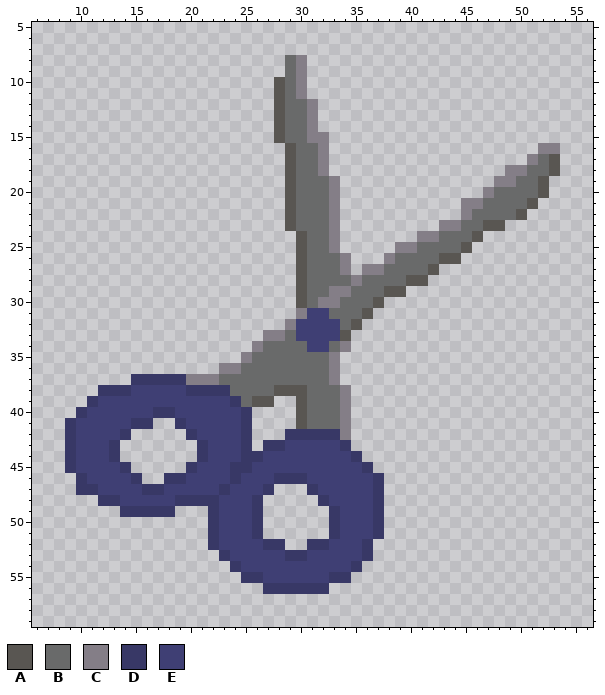
Two versions of one pixel-art sprite, H13/H13_rps/images/scissors.png. Above, as it was before the edit.
The file is 64x64 pixels. Shown: x 6..56, y 5..59.
Palette (. is transparent): A #595652  B #696a6a  C #847e87  D #383866  E #3f3f74
Pixels before (only the part around the change), first column x 6:
 5 ...................................................
 6 ...................................................
 7 ...................................................
 8 .......................BC..........................
 9 .......................BC..........................
10 ......................ABC..........................
11 ......................ABC..........................
12 ......................ABBC.........................
13 ......................ABBC.........................
14 ......................ABBC.........................
15 ......................ABBCC........................
16 .......................ABBC...................CC...
17 .......................ABBC..................CBA...
18 .......................ABBC................CCBBA...
19 .......................ABBBC..............CCBBA....
20 .......................ABBBC.............CBBBBA....
21 .......................ABBBC...........CCBBBBA.....
22 .......................ABBBC...........CBBBBA......
23 .......................ABBBC.........CCBBAA........
24 ........................ABBC.......CCBBBA..........
25 ........................ABBC.....CCBBBBA...........
26 ........................ABBBC...CBBBBAA............
27 ........................ABBBC.CCBBBBA..............
28 ........................ABBBBCBBBBAA...............
29 ........................ABBCCBBBAA.................
30 ........................ABCCBBBA...................
31 ........................CEEBBBA....................
32 .......................CEEEEBA.....................
33 .....................CCBEEEEA......................
34 ....................CBBBBEEBC......................
35 ...................CBBBBBBBC.......................
36 .................CCBBBBBBBBC.......................
37 .........DDDDDCCCBBBBBBBBBBC.......................
38 ......DDDEEEEEDDDDBBBBAAABBBC......................
39 .....DEEEEEEEEEEEEDBAA..ABBBC......................
40 ....DEEEEEEDDEEEEEED....ABBBC......................
41 ...DEEEEEDD..DEEEEED....ABBBC......................
42 ...DEEEED.....DEEEED...DDDDDC......................
43 ...DEEED.......DEEED.DDEEEEED......................
44 ...DEEED.......DEEEDDEEEEEEEED.....................
45 ...DEEEED.....DEEEDDEEEEEEEEEED....................
46 ....DEEEED..DDEEEEDEEEDDDEEEEEED...................
47 ....DDEEEEDDEEEEEDEEED...DEEEEED...................
48 ......DDEEEEEDDDDEEED.....DEEEED...................
49 ........DDDDD...DEEED......DEEED...................
50 ................DEEED......DEEED...................
51 ................DEEED......DEEED...................
52 ................DEEEEDD..DDEEED....................
53 .................DEEEEEDDEEEEED....................
54 ..................DEEEEEEEEEED.....................
55 ...................DDEEEEEEDD......................
56 .....................DDDDDD........................
57 ...................................................
58 ...................................................
59 ...................................................
Now the later version:
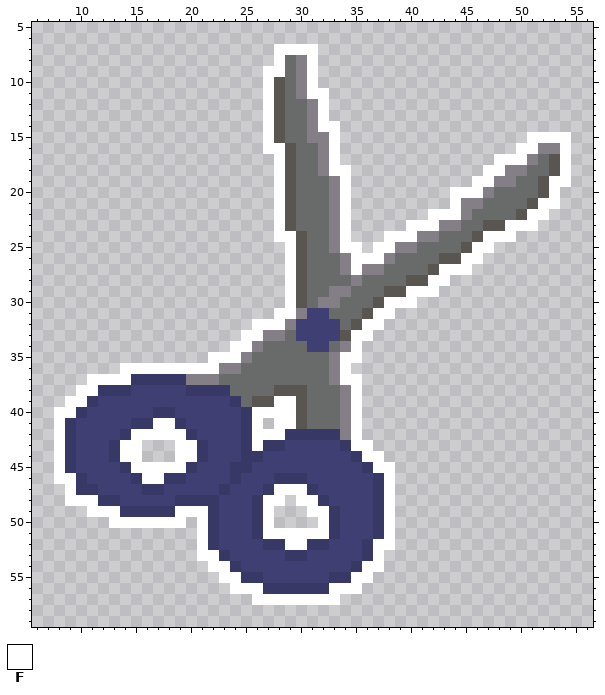
Colours new in this view: F #ffffff
Edits made:
The author put colour F in row 7 at x 28 to 31; in row 8 at x 28 and 31; in row 9 at x 27 to 28 and 31; in row 10 at x 27 and 31; in row 11 at x 27 and 31 to 32; in rows 12 to 13 at x 27 and 32.
The author put colour F in row 14 at x 27 and 32 to 33; in row 15 at x 27, 33 and 51 to 54; in row 16 at x 27 to 28, 33, 50 to 51 and 54; in row 17 at x 28, 33, 48 to 50 and 54; in row 18 at x 28, 33 to 34, 47 to 48 and 54; in row 19 at x 28, 34, 46 to 47 and 53 to 54.
The author put colour F in row 20 at x 28, 34, 44 to 46 and 53; in row 21 at x 28, 34, 44 and 52 to 53; in row 22 at x 28, 34, 42 to 44 and 51 to 52; in row 23 at x 28, 34, 40 to 42 and 49 to 51; in row 24 at x 28 to 29, 34, 38 to 40 and 47 to 49; in row 25 at x 29, 34 to 35, 37 to 38 and 46 to 47.
The author put colour F in row 26 at x 29, 35 to 37 and 45 to 46; in row 27 at x 29, 35 and 43 to 45; in row 28 at x 29 and 42 to 43; in row 29 at x 29 and 40 to 42; in row 30 at x 29 and 38 to 40; in row 31 at x 28 to 29 and 37 to 38.
The author put colour F in row 32 at x 26 to 28 and 36 to 37; in row 33 at x 25 to 26 and 35 to 36; in row 34 at x 24 to 25 and 35; in row 35 at x 22 to 24 and 34 to 35; in row 36 at x 14 to 22 and 34; in row 37 at x 11 to 14 and 34 to 35.
The author put colour F in row 38 at x 10 to 11 and 35; in row 39 at x 9 to 10, 28 to 29 and 35; in row 40 at x 8 to 9, 26 to 29 and 35; in row 41 at x 8, 17 to 18, 26, 28 to 29 and 35; in row 42 at x 8, 15 to 19, 26 to 28 and 35; in row 43 at x 8, 14 to 15, 19 to 20, 26 and 35 to 36.
The author put colour F in row 44 at x 8, 14 to 15, 19 to 20 and 36 to 37; in row 45 at x 8, 15 to 19 and 37 to 38; in row 46 at x 8 to 9, 16 to 17 and 38; in row 47 at x 9, 28 to 30 and 38; in row 48 at x 9 to 11, 27 to 28, 30 to 31 and 38; in row 49 at x 11 to 13, 19 to 21, 27, 31 to 32 and 38.
The author put colour F in row 50 at x 13 to 19, 21, 27, 32 and 38; in row 51 at x 21, 27 to 32 and 38; in row 52 at x 21, 29 to 30 and 37 to 38; in row 53 at x 21 to 22 and 37; in row 54 at x 22 to 23 and 36 to 37; in row 55 at x 23 to 24 and 35 to 36.
The author put colour F in row 56 at x 24 to 26 and 33 to 35; in row 57 at x 26 to 33.
Boxes around the changes in both pictures, in picture pixels (x1, y1, x2, y2):
added: (54, 44, 571, 605)
